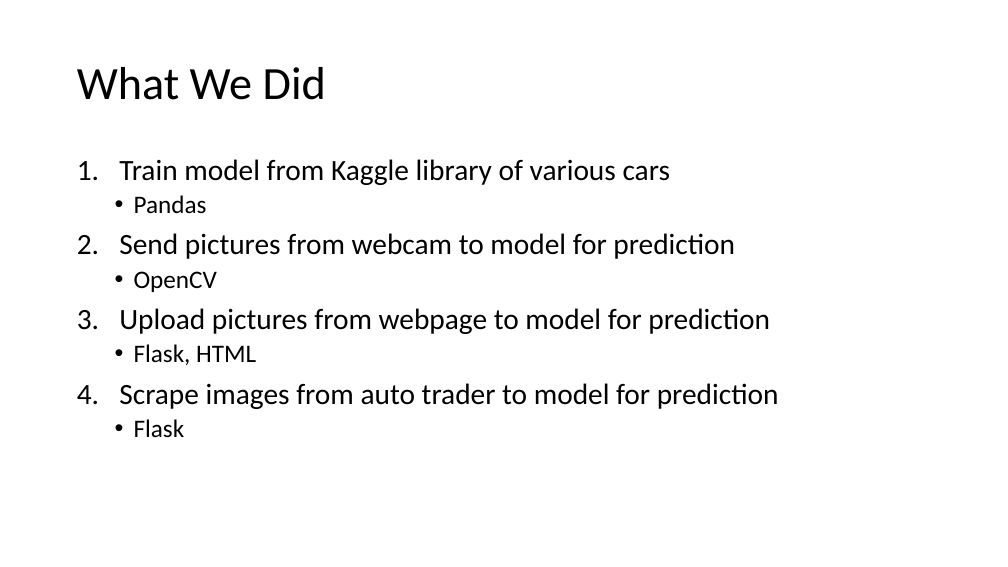
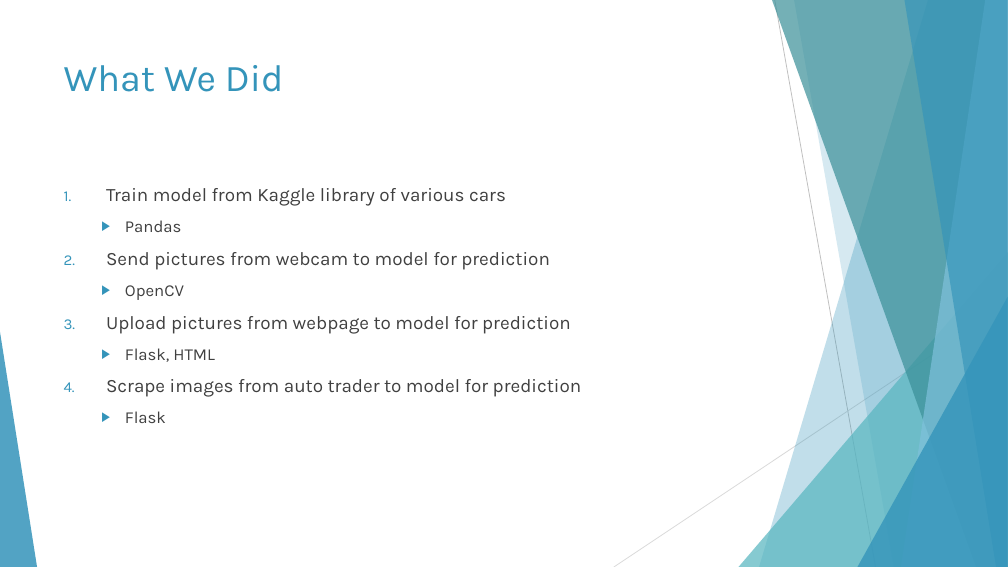
Before and after one commit to shreyasachdev/Project_4, a slide deck: slide 3 of Final Project.pptx (slide 2 before the commit). Drawn at 1008x567 pixels with LibreOffice and Linux fonts; fonts in the diff are those of the drawing. Boxes give left, top, right and bottom in pixels: in the first picture for what was removed or moved away, otherwise in the second. Text is boxed around its words. In the diff, an @@ line names an element or a change of style, - is before the commit and + after.

```diff
--- a/Final Project.pptx
+++ b/Final Project.pptx
@@ title "What We Did": place and size @@
-title "What We Did" at (77,67,326,100)
+title "What We Did" at (64,65,284,92)
@@ title "What We Did" at (64,65,284,92): size 44 to 36 pt, font Calibri to Karla, text colour #000000 to #3494BA; line spacing 0.9 to 1; vertical alignment middle to top @@
@@ text "Train model from Kaggle library ...": place and size @@
-text "Train model from Kaggle library ..." at (119,159,779,438)
+text "Train model from Kaggle library ..." at (106,188,582,423)
@@ text "Train model from Kaggle library ..." at (106,188,582,423): size 28 to 18 pt in "Train model from Kaggle library of various ...", "Send pictures from webcam to model for ...", "Upload pictures from webpage to model for ...", "Scrape images from auto trader to model ..."; font Calibri to Karla, text colour #000000 to #404040; size 24 to 16 pt in "Pandas", "OpenCV", "Flask, HTML", "Flask"; line spacing 0.9 to 1; bullet • to ▶; more space between paragraphs @@
@@ group added at (0,0,1008,567): 5 freeform shapes, 3 triangles, 2 lines @@
```
Also in this commit, not shown: 3 other slides changed, 4 slides added, 3 other files.
